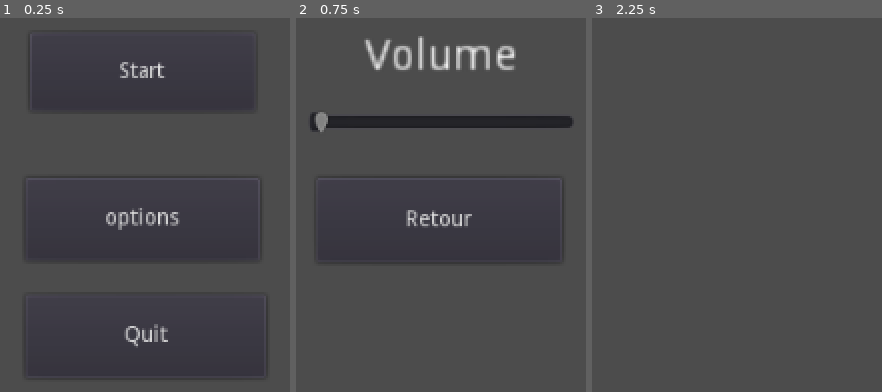
Above: before the commit, frames 1-3 (left to right).
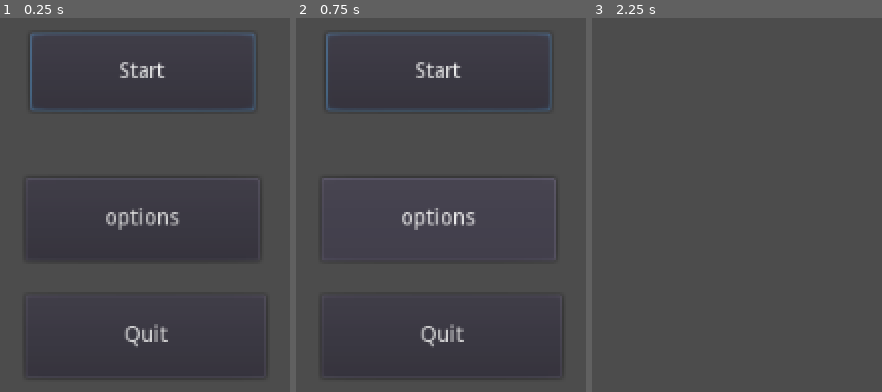
Above: after the commit, the same moments.

Repository: Zoragna/VHGames
Game: Godot game, scene res://scene/MainMenu.tscn
Two runs of this game, one before a commit and one after it. Both use one fixed random seed, a clock stepped at 60 frames per second and the inputs below.
Inputs (mouse positions are in pixels of both pictures, inside the frame that each line leads up to):
- Up to frame 1 (0.25 s): no input
- Up to frame 2 (0.75 s): click "options" at 0.5 s
- Up to frame 3 (2.25 s): click (734, 219) at 1.25 s, where only the run before the commit has a clickable "Retour"; click "Start" at 2 s

The runs differ from the first frame. In frame 1, 0.6% of the frame differs, in the area x 10-89%, y 4-26%; in frame 2, 7.4%, in the area x 4-96%, y 4-96%; in frame 3, nothing differs.

Commit message:
menu control

Diff:
--- a/VH godot/scene/MainMenu.tscn
+++ b/VH godot/scene/MainMenu.tscn
@@ -33,7 +33,6 @@
 text = "Start"
 flat = false
 align = 1
-_sections_unfolded = [ "Visibility" ]
 
 [node name="Options" type="Button" parent="Menu" index="1"]
 
@@ -183,14 +182,12 @@
 mix_target = 1
 bus = "Master"
 
-[connection signal="button_down" from="Menu/Start" to="." method="_on_Start_button_down"]
+[connection signal="pressed" from="Menu/Start" to="." method="_on_Start_pressed"]
 
-[connection signal="button_down" from="Menu/Options" to="." method="_on_Options_button_down"]
+[connection signal="pressed" from="Menu/Options" to="." method="_on_Options_pressed"]
 
-[connection signal="visibility_changed" from="Menu/Options" to="." method="_on_Options_visibility_changed"]
-
-[connection signal="button_down" from="Menu/Quit" to="." method="_on_Quit_button_down"]
+[connection signal="pressed" from="Menu/Quit" to="." method="_on_Quit_pressed"]
 
 [connection signal="changed" from="Options menu/Volume" to="." method="_on_Volume_changed"]
 
-[connection signal="button_down" from="Options menu/Retour" to="." method="_on_Retour_button_down"]
+[connection signal="pressed" from="Options menu/Retour" to="." method="_on_Retour_pressed"]
--- a/VH godot/scripts/MainMenu.gd
+++ b/VH godot/scripts/MainMenu.gd
@@ -5,41 +5,75 @@
 # var b = "textvar" Menu
 
 var options_enable=false
+var btns
+var current_focused_button
+var down=false
+var up=false
+
 
 func _ready():
 	# Called when the node is added to the scene for the first time.
 	# Initialization here
 
+
+	btns= {"Menu/Start":{
+		"joy_down": "Menu/Options",
+		"joy_up":"Menu/Quit" },
+		"Menu/Options":{
+		"joy_down":"Menu/Quit",
+		"joy_up":"Menu/Start"}	,
+		"Menu/Quit":{
+		"joy_down":"Menu/Start",
+		"joy_up":"Menu/Options"
+		}
+	}
+
+	current_focused_button="Menu/Start"
+	get_node(current_focused_button).grab_focus()
 	get_node("Menu").visible=true
 	get_node("Options menu").visible=false
-
-func _process(delta):
-	if options_enable==true :
-		get_node("Options menu").visible=true
-		get_node("Menu").visible=false
-	else :
-		get_node("Menu").visible=true
-		get_node("Options menu").visible=false
-
-
-
-func _on_Quit_button_down():
-	get_tree().quit()
-
-
-func _on_Start_button_down():
-	get_tree().change_scene("res://scene/map.tscn")
-
-
-
-func _on_Options_button_down():
-	options_enable=true
-
-
-
-func _on_Retour_button_down():
-	options_enable=false
 
 
 func _on_Volume_changed():
 	get_node("son").volume_db=get_node("Options menu/Volume").value
+
+
+
+func _on_Start_pressed():
+	get_tree().change_scene("res://scene/map.tscn")
+
+
+func _on_Options_pressed():
+	get_node("Menu").visible = false
+	get_node("Options menu").visible = true
+
+
+func _on_Quit_pressed():
+	get_tree().quit()
+
+
+func _on_Retour_pressed():
+	get_node("Options menu").visible=false
+	get_node("Menu").visible=true
+
+
+
+func _input(event):
+	get_node(current_focused_button).grab_focus()
+	if !down:
+		if (Input.get_joy_axis(0, JOY_ANALOG_LY) >0.3 ) :
+			get_node(btns[current_focused_button]["joy_down"]).grab_focus()
+			current_focused_button=btns[current_focused_button]["joy_down"]
+			down=true
+	elif down:
+		if not (Input.get_joy_axis(0, JOY_ANALOG_LY) >0.3):
+			down=false
+
+	if !up:
+		if (Input.get_joy_axis(0, JOY_ANALOG_LY) < -0.3 ) :
+			get_node(btns[current_focused_button]["joy_up"]).grab_focus()
+			current_focused_button=btns[current_focused_button]["joy_up"]
+			up=true
+	elif up:
+		if not (Input.get_joy_axis(0, JOY_ANALOG_LY) < -0.3 ) :
+			up=false
--- a/VH godot/scripts/Menu.gd
+++ /dev/null
@@ -1,15 +0,0 @@
-extends Node2D
-
-# class member variables go here, for example:
-# var a = 2
-# var b = "textvar"
-
-func _ready():
-	# Called when the node is added to the scene for the first time.
-	# Initialization here
-	pass
-
-#func _process(delta):
-#	# Called every frame. Delta is time since last frame.
-#	# Update game logic here.
-#	pass
Not shown, changed: Unity/Library/CurrentLayout.dwlt
Not shown, changed: Unity/Library/ScriptAssemblies/Assembly-CSharp.dll
Not shown, changed: Unity/Library/ScriptAssemblies/Assembly-CSharp.pdb
Not shown, changed: Unity/Library/ScriptAssemblies/Unity.Analytics.DataPrivacy.dll
Not shown, changed: Unity/Library/ScriptAssemblies/Unity.Analytics.DataPrivacy.pdb
Not shown, changed: Unity/Library/ScriptAssemblies/Unity.CollabProxy.Editor.dll
Not shown, changed: Unity/Library/ScriptAssemblies/Unity.CollabProxy.Editor.pdb
Not shown, changed: Unity/Library/ScriptAssemblies/Unity.PackageManagerUI.Editor.dll
Not shown, changed: Unity/Library/ScriptAssemblies/Unity.PackageManagerUI.Editor.pdb
Not shown, changed: Unity/Library/ScriptAssemblies/Unity.TextMeshPro.Editor.dll
Not shown, changed: Unity/Library/ScriptAssemblies/Unity.TextMeshPro.Editor.pdb
Not shown, changed: Unity/Library/ScriptAssemblies/Unity.TextMeshPro.dll
(and 188 more such lines)
